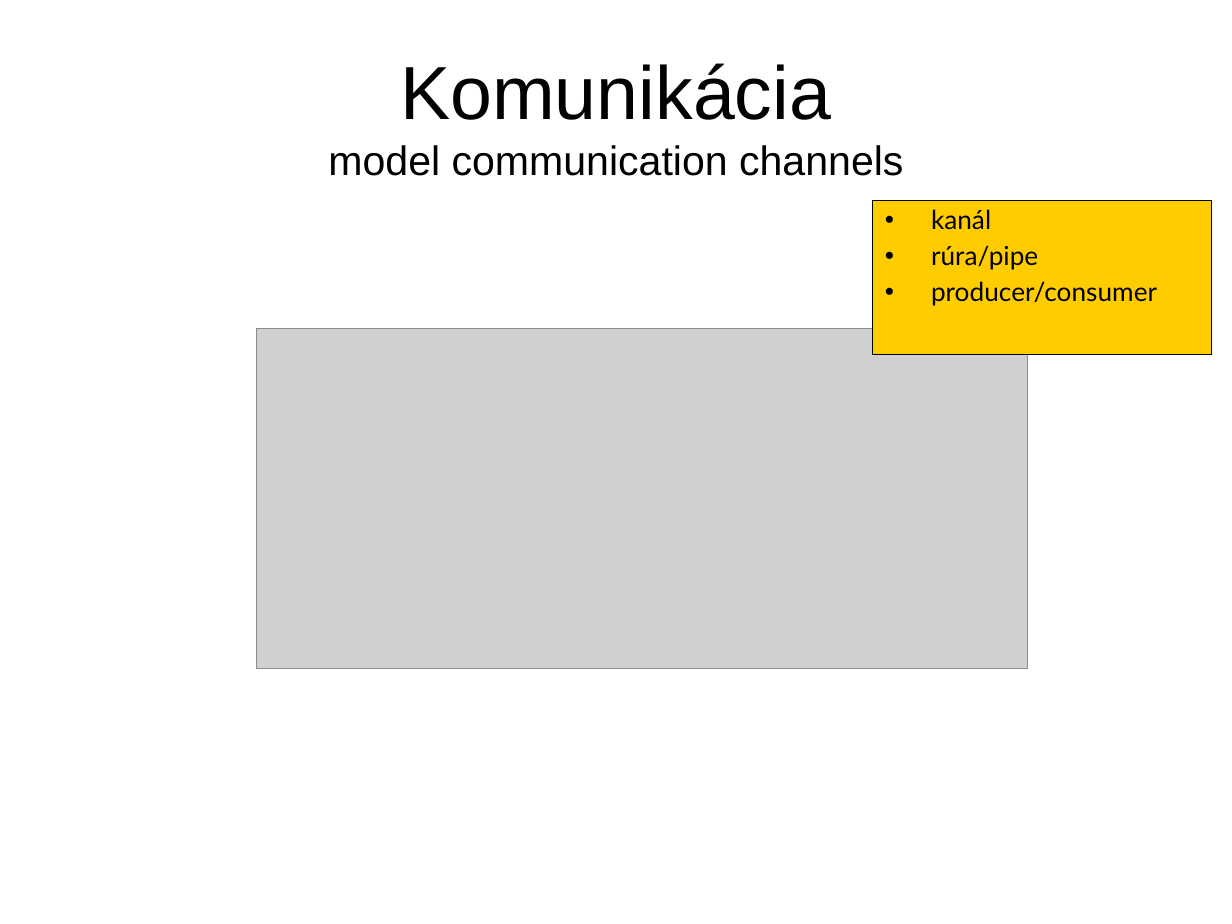
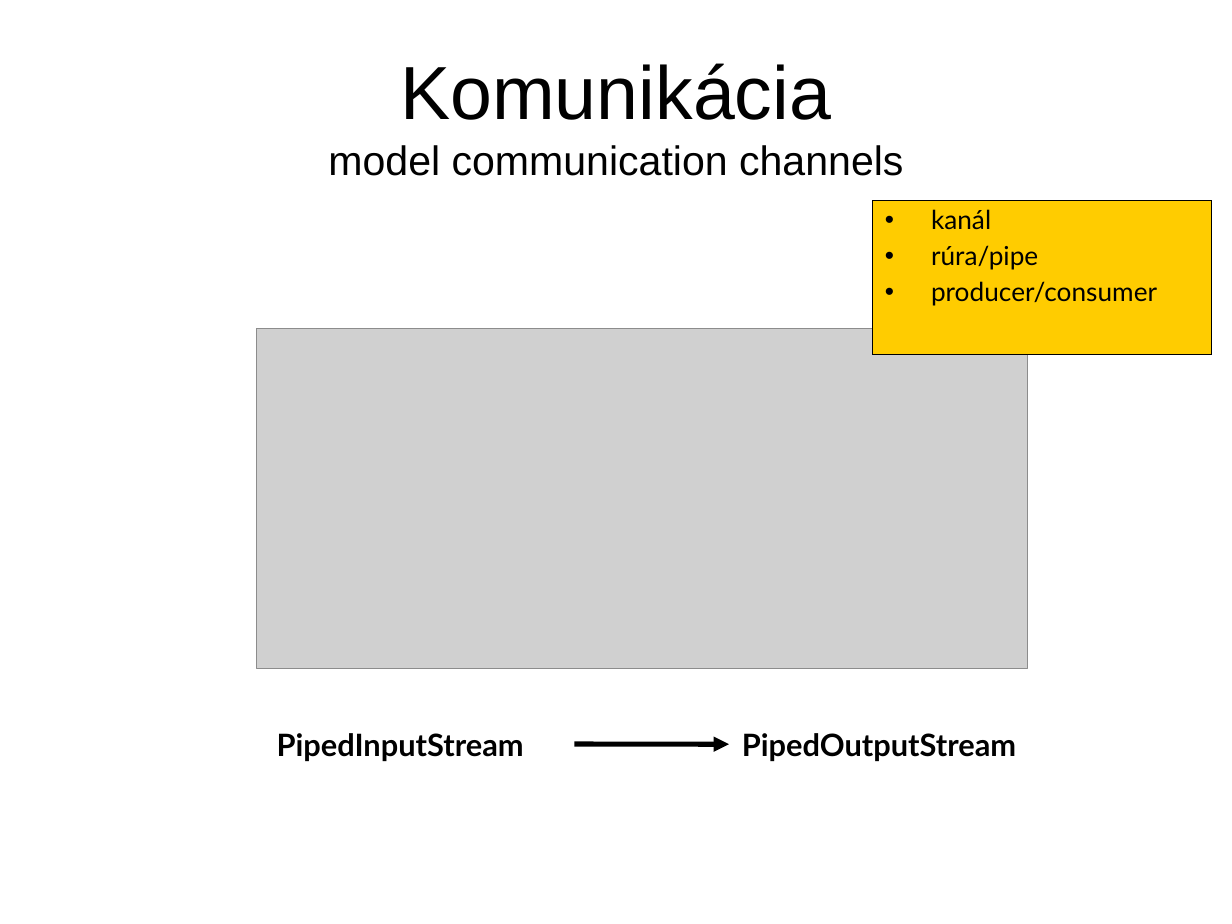
Before and after one commit to Programovanie4/Prednasky, a slide deck: slide 5 of 10/10_java.ppt. Drawn at 1232x924 pixels with LibreOffice and Linux fonts; fonts in the diff are those of the drawing; grey boxes stand for pictures. Boxes give left, top, right and bottom in pixels: in the first picture for what was removed or moved away, otherwise in the second. Text is boxed around its words. In the diff, an @@ line names an element or a change of style, - is before the commit and + after.

```diff
--- a/10/10_java.ppt
+++ b/10/10_java.ppt
@@ text added at box(277, 733, 524, 761), 18 pt, text #000000, bold @@
+PipedInputStream
@@ arrow added from (574, 744) to (729, 744), #000000 3 pt @@
@@ text added at box(742, 733, 1016, 761), 18 pt, text #000000, bold @@
+PipedOutputStream
```
Also in this commit, not shown: 7 other slides changed, 1 slide removed, 7 other files.
